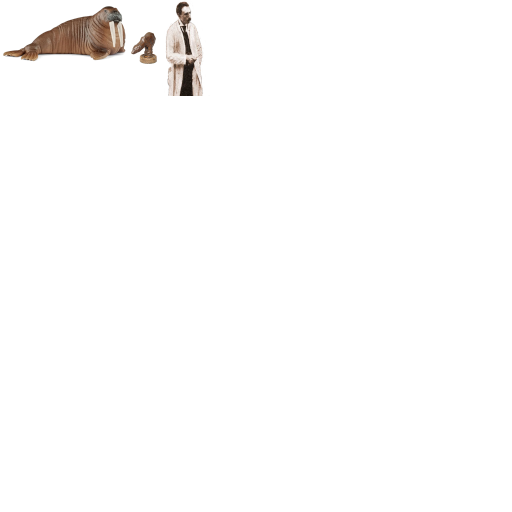
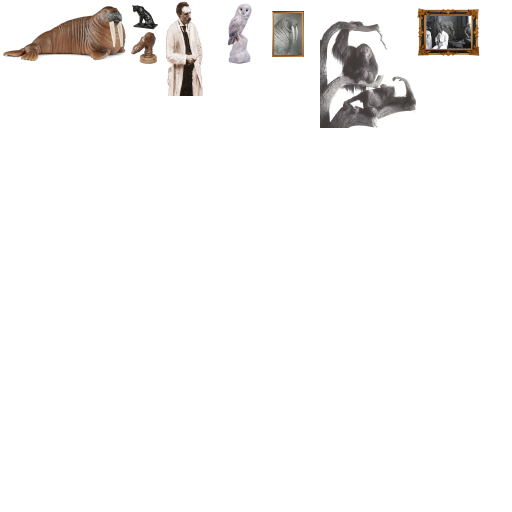
The second 512×512 image is a revision of the first. Changes to its layers:
added layer "03_ter Meer im Atelier_Glas_sw_Negativ_©_Naturkundemuseum Leipzig.jpg-Kopie" above "Hintergrund" over [417, 8, 481, 56]
painted on "Hintergrund" over [130, 3, 416, 128]
